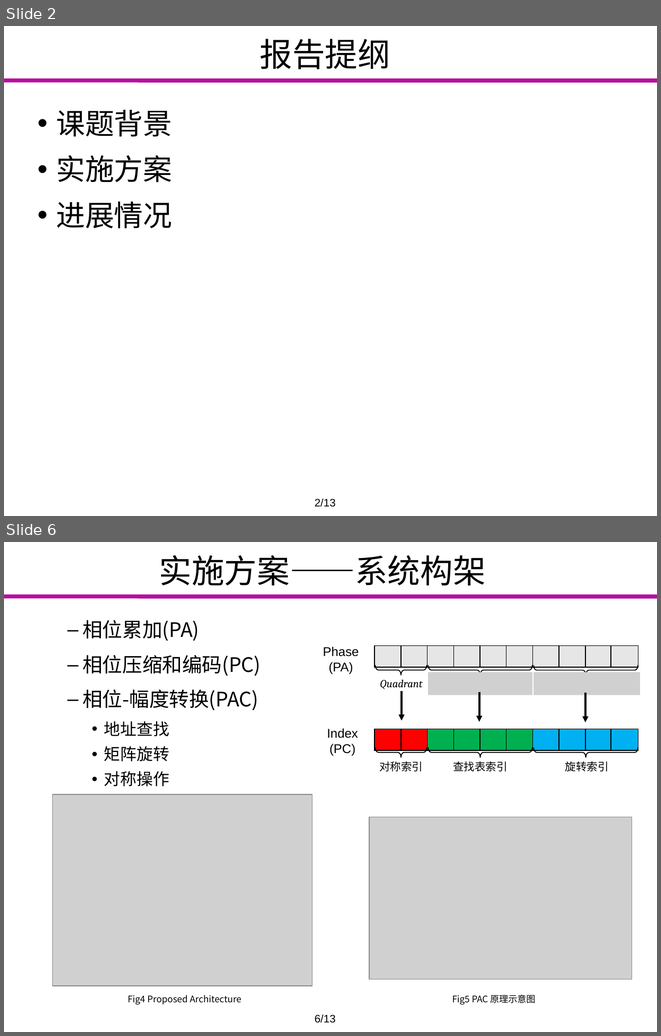
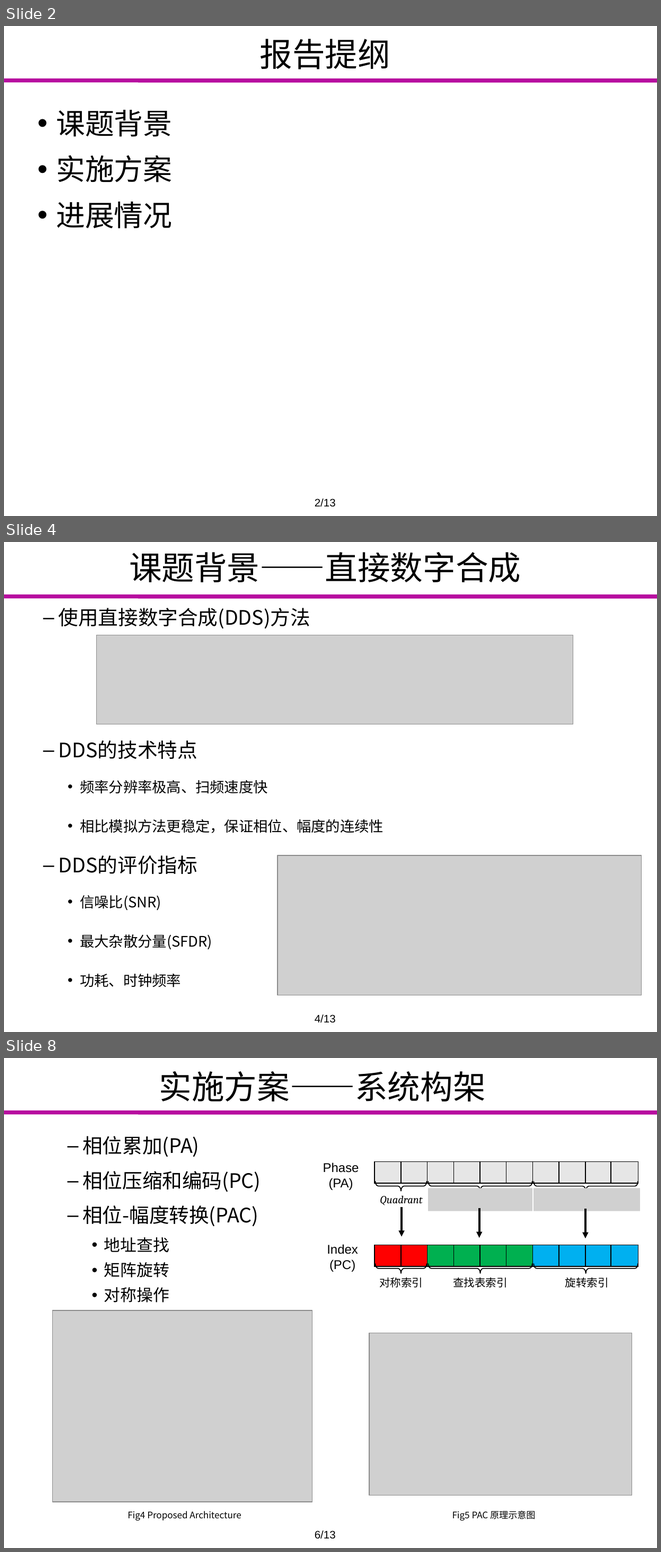
Before and after one commit to Markov2016/lunwen, a slide deck: dabian/杨一雄_毕业设计答辩.pptx. Shown one above the other, each under a label of ours: slides 2 and 6 before the commit, slides 2, 4 and 8 after it; the slides between them are not shown. The pictures are 661x1036 and 661x1552 pixels, drawn with LibreOffice and Linux fonts; fonts in the diff are those of the drawing; grey boxes stand for pictures; background and template pictures are left out. Boxes give left, top, right and bottom in pixels: in the first picture for what was removed or moved away, otherwise in the second. Text is boxed around its words. In the diff, an @@ line names an element or a change of style, - is before the commit and + after.

```diff
--- a/dabian/杨一雄_毕业设计答辩.pptx
+++ b/dabian/杨一雄_毕业设计答辩.pptx
@@ slide 4 added at bbox=[4, 542, 657, 1032], background #FFFFFF; not listed: 1 template element that a slide beside it also shows @@
@@ title added at bbox=[129, 552, 521, 582], 36 pt, text #000000 @@
+课题背景——直接数字合成
@@ text added at bbox=[59, 608, 310, 629], 22 pt, text #000000 @@
+  – 使用直接数字合成(DDS)方法
@@ picture added at bbox=[97, 635, 573, 724] @@
@@ text added at bbox=[59, 740, 383, 833], 16 pt, text #000000 @@
+  – DDS的技术特点
+    • 频率分辨率极高、扫频速度快
+    • 相比模拟方法更稳定，保证相位、幅度的连续性
@@ text added at bbox=[59, 855, 212, 987], 16 pt, text #000000 @@
+  – DDS的评价指标
+    • 信噪比(SNR)
+    • 最大杂散分量(SFDR)
+    • 功耗、时钟频率
@@ picture added at bbox=[277, 855, 642, 995] @@
@@ text added at bbox=[315, 1014, 336, 1023], 12 pt, text #000000 @@
+4/13
@@ what was slide 6 is now slide 8 @@
```
Also in this commit, not shown: 5 slides changed, 2 other slides added.
